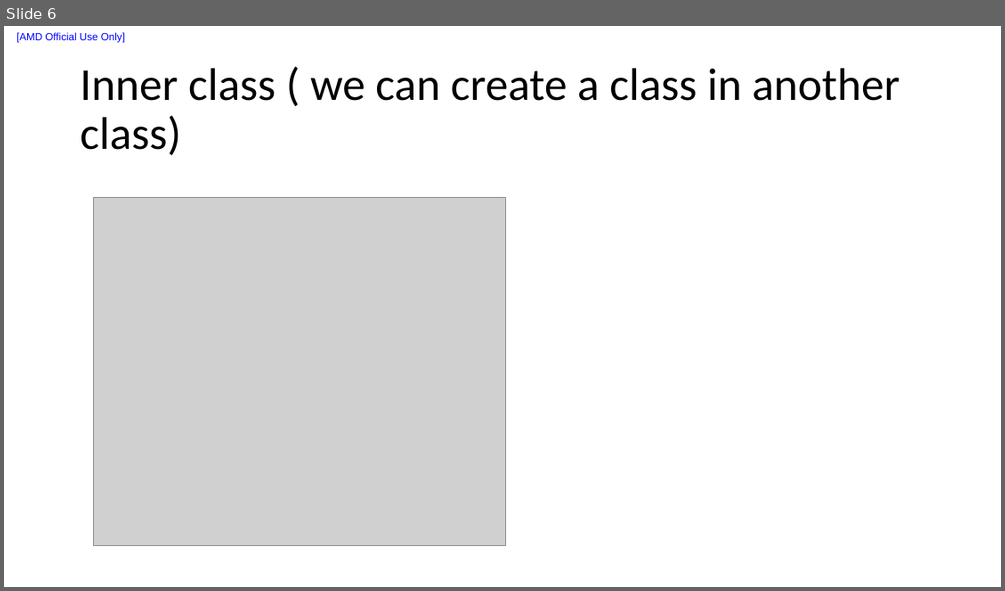
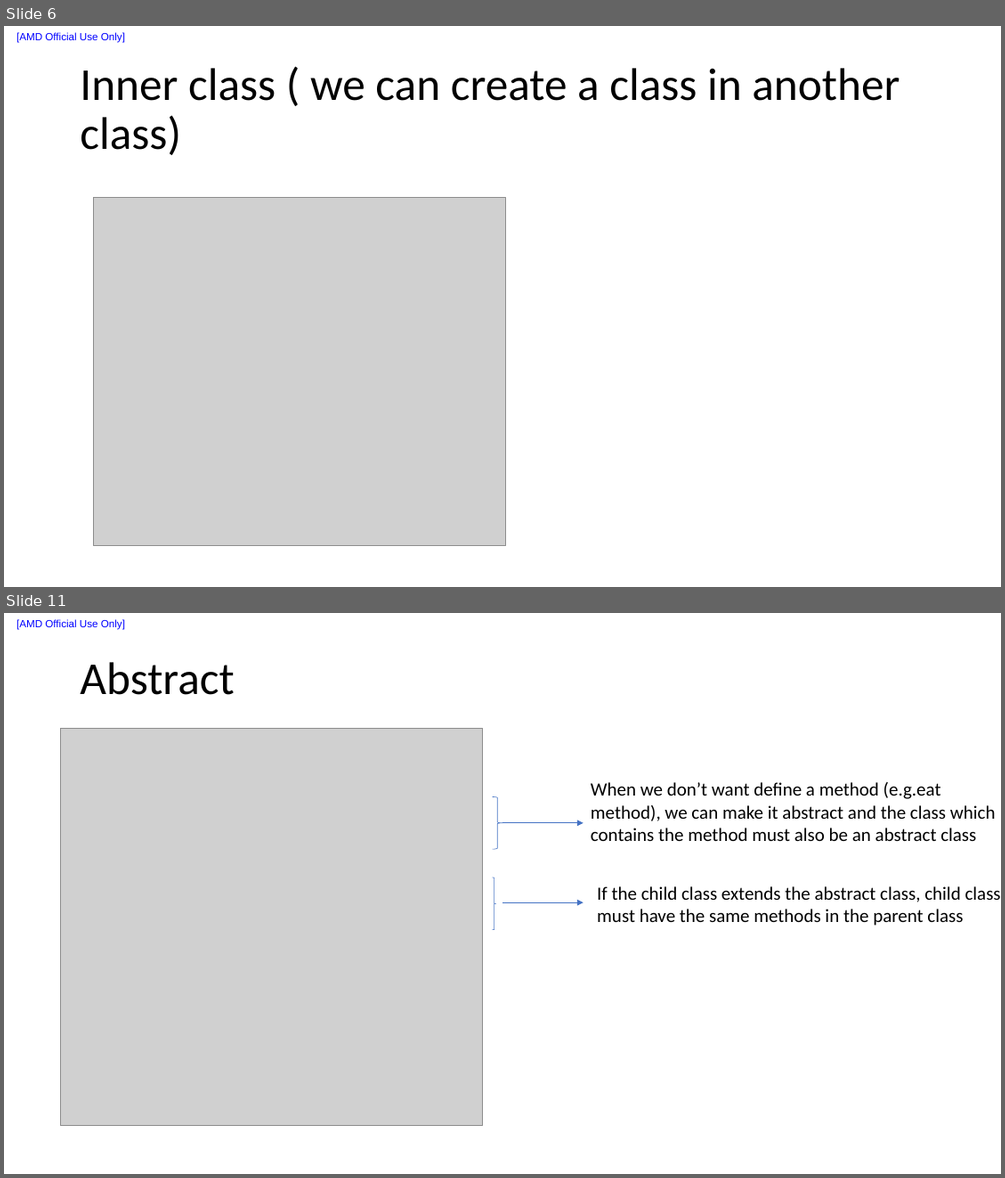
Before and after one commit to liuxu-github-ui/Java, a slide deck: Java_notes.pptx. Shown one above the other, each under a label of ours: slide 6 before the commit, slides 6 and 11 after it; the slides between them are not shown. The pictures are 1005x591 and 1005x1178 pixels, drawn with LibreOffice and Linux fonts; fonts in the diff are those of the drawing; grey boxes stand for pictures. Boxes give left, top, right and bottom in pixels: in the first picture for what was removed or moved away, otherwise in the second. Text is boxed around its words. In the diff, an @@ line names an element or a change of style, - is before the commit and + after.

Commit message:
update new changes

```diff
--- a/Java_notes.pptx
+++ b/Java_notes.pptx
@@ slide 11 added at (x1=4, y1=613, x2=1001, y2=1174), background #FFFFFF; not listed: 1 template element that a slide beside it also shows @@
@@ title added at (x1=80, y1=662, x2=234, y2=695), 44 pt, text #000000 @@
+Abstract
@@ picture added at (x1=60, y1=728, x2=483, y2=1126) @@
@@ right brace added at (x1=493, y1=797, x2=502, y2=850), outline #4472C4 0.5 pt @@
@@ text added at (x1=591, y1=782, x2=995, y2=841), 18 pt, text #000000 @@
+When we don’t want define a method (e.g.eat method), we can make it abstract and the class which contains the method must also be an abstract class
@@ arrow added from (502, 823) to (583, 823), #4472C4 0.5 pt @@
@@ right brace added at (x1=493, y1=877, x2=496, y2=930), outline #4472C4 0.5 pt @@
@@ arrow added from (502, 902) to (583, 902), #4472C4 0.5 pt @@
@@ text added at (x1=597, y1=886, x2=1001, y2=925), 18 pt, text #000000 @@
+If the child class extends the abstract class, child class must have the same methods in the parent class
```
Also in this commit, not shown: 4 other slides added.
